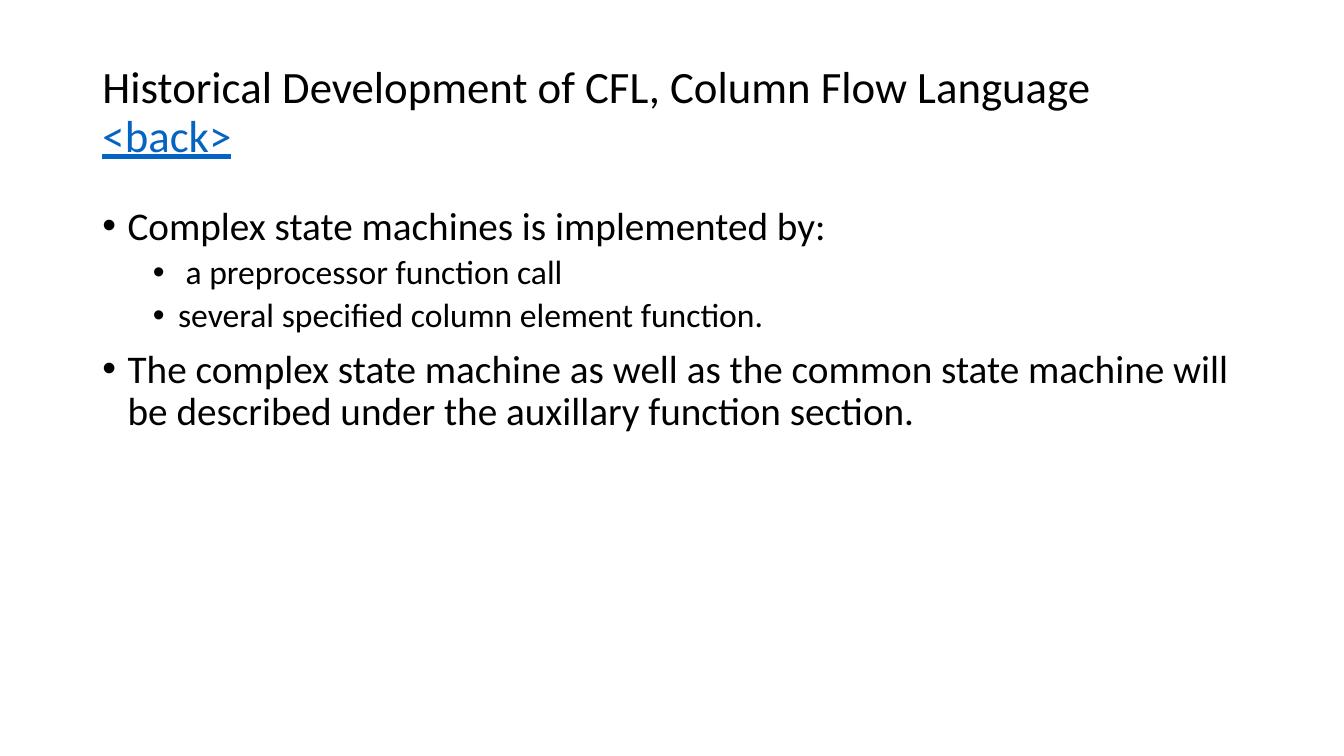
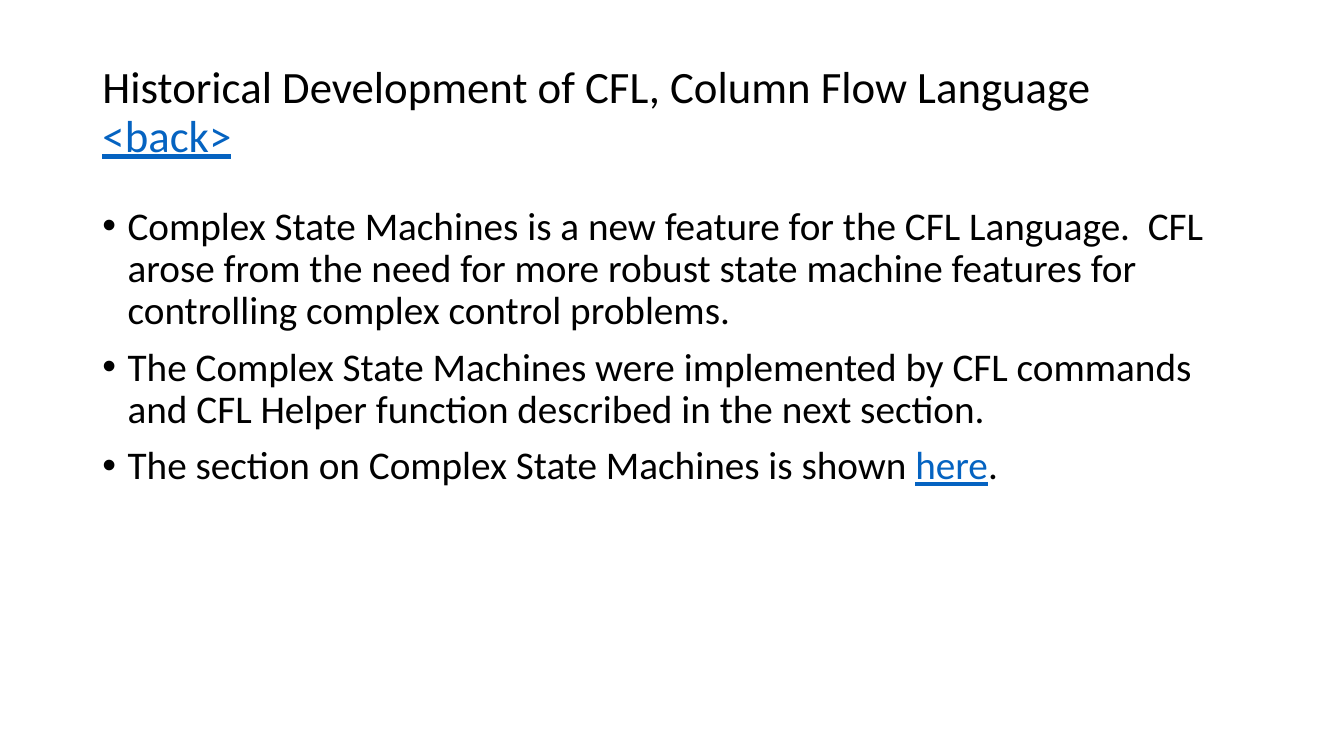
Before and after one commit to glenn-edgar/CFL, a slide deck: slide 18 of documentation/CFL_Documentation.pptx. Drawn at 1344x756 pixels with LibreOffice and Linux fonts; fonts in the diff are those of the drawing. Boxes give left, top, right and bottom in pixels: in the first picture for what was removed or moved away, otherwise in the second. Text is boxed around its words. In the diff, an @@ line names an element or a change of style, - is before the commit and + after.

```diff
--- a/documentation/CFL_Documentation.pptx
+++ b/documentation/CFL_Documentation.pptx
@@ text at (x1=128, y1=212, x2=1203, y2=486): text changed @@
-• Complex state machines is implemented by:
-  • a preprocessor function call
-  • several specified column element function.
-• The complex state machine as well as the common state machine will be described under the auxillary function section.
+• Complex State Machines is a new feature for the CFL Language. CFL arose from the need for more robust state machine features for controlling complex control problems.
+• The Complex State Machines were implemented by CFL commands and CFL Helper function described in the next section.
+• The section on Complex State Machines is shown here.
```
Also in this commit, not shown: 11 other slides changed, 90 slides added, 2 slides removed, 9 other files.
